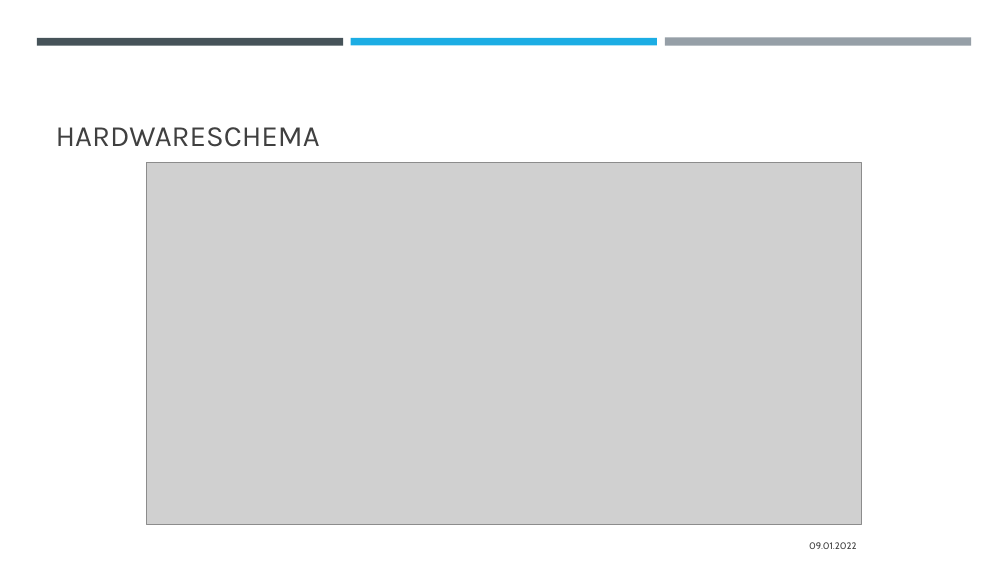
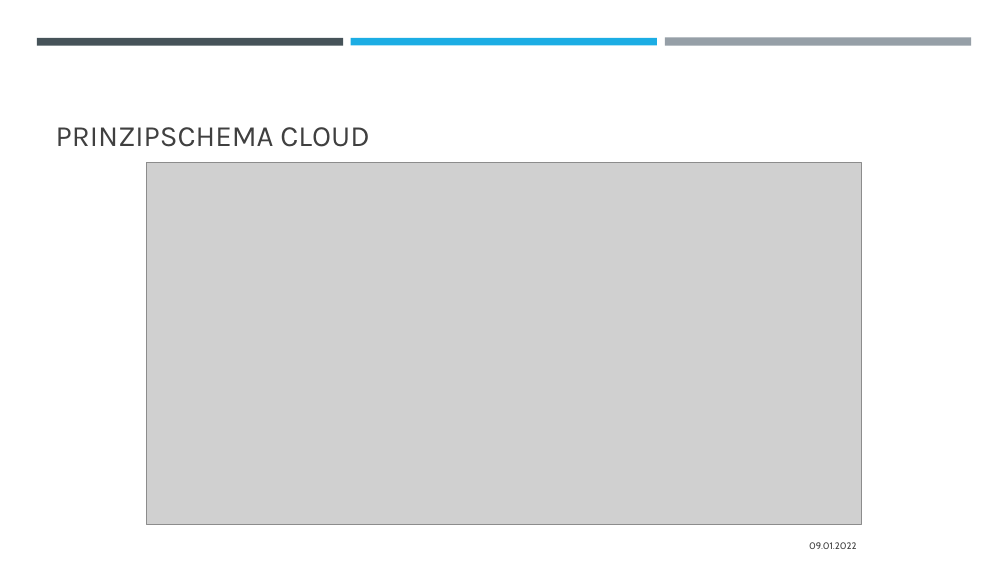
Before and after one commit to Noahnc/Projektarbeit_Mikrocomputer, a slide deck: slide 5 of Dokumentation/Präsentation.pptx. Drawn at 1008x567 pixels with LibreOffice and Linux fonts; fonts in the diff are those of the drawing; grey boxes stand for pictures. Boxes give left, top, right and bottom in pixels: in the first picture for what was removed or moved away, otherwise in the second. Text is boxed around its words. In the diff, an @@ line names an element or a change of style, - is before the commit and + after.

```diff
--- a/Dokumentation/Präsentation.pptx
+++ b/Dokumentation/Präsentation.pptx
@@ title at (x1=56, y1=127, x2=369, y2=147): text changed @@
-HARDWARESCHEMA
+PRINZIPSCHEMA CLOUD
```
Also in this commit, not shown: 7 other files.
